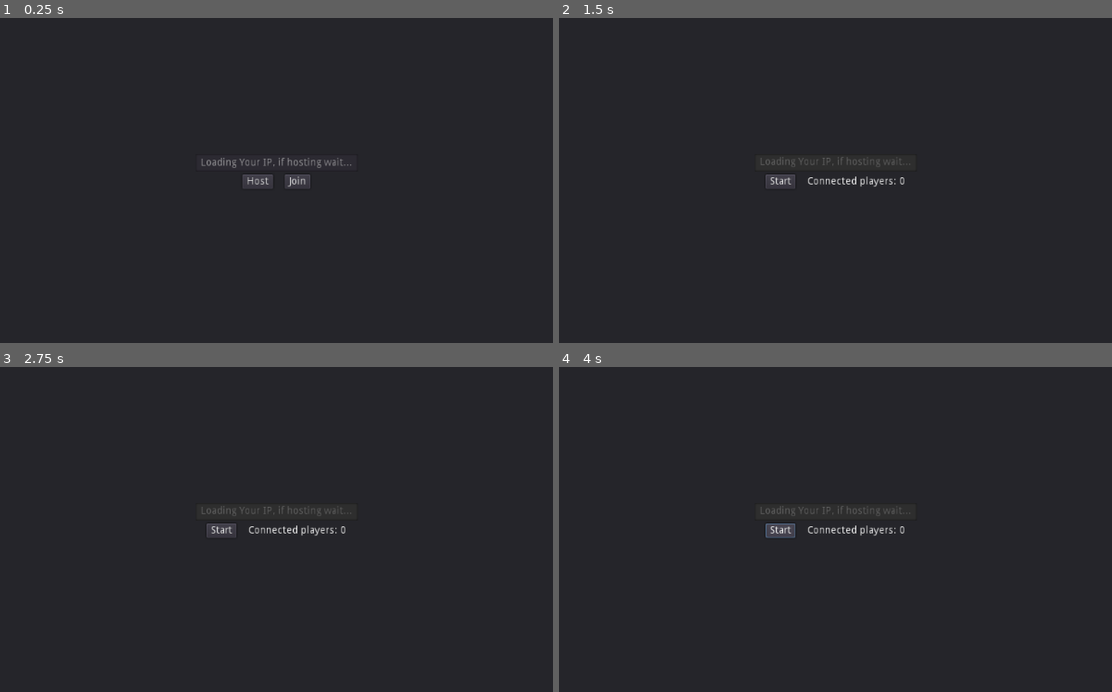
Above: before the commit, frames 1-4 (two rows, left to right).
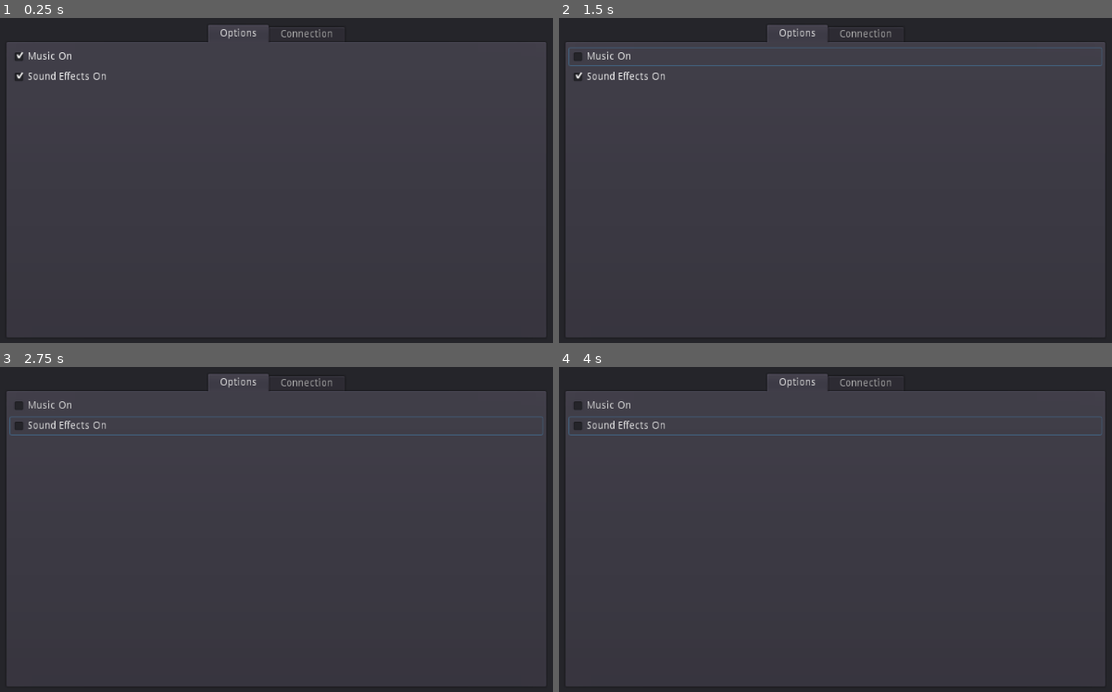
Above: after the commit, the same moments.

Repository: MichaelBelousov/optt-multiplayer-jam
Game: Godot game, scene res://ui/ConnectMenu.tscn
Same seed, same stepped clock (60 frames per second), same inputs: the game is played once before the commit and once after it.
Inputs (mouse positions are in pixels of both pictures, inside the frame that each line leads up to):
- Up to frame 1 (0.25 s): no input
- Up to frame 2 (1.5 s): click (818, 180) at 0.5 s, where only the run before the commit has a clickable "Host"; click (835, 57) at 1.25 s, where only the run after the commit has a clickable "Music On"
- Up to frame 3 (2.75 s): click (276, 425) at 2 s, where only the run after the commit has a clickable "Sound Effects On"
- Up to frame 4 (4 s): click (780, 529) at 2.75 s, where only the run before the commit has a clickable "Start"; click (780, 529) at 3.5 s, where only the run before the commit has a clickable "Start"

The runs differ from the first frame. In frame 1, 54% of the frame differs, in the area x 1-99%, y 2-79%; in frame 2, 54%; in frame 3, 54%; in frame 4, 54%.
Error before the commit: Assertion failed: expected creating a server to work (res://net/ServerNetContext.gd:8)

Commit message:
make menu use a tab for generic options, add audio buses and control them from options

Diff:
--- /dev/null
+++ b/default_bus_layout.tres
@@ -0,0 +1,15 @@
+[gd_resource type="AudioBusLayout" format=2]
+
+[resource]
+bus/1/name = "bgmusic"
+bus/1/solo = false
+bus/1/mute = false
+bus/1/bypass_fx = false
+bus/1/volume_db = 0.0
+bus/1/send = "Master"
+bus/2/name = "sfx"
+bus/2/solo = false
+bus/2/mute = false
+bus/2/bypass_fx = false
+bus/2/volume_db = 0.0
+bus/2/send = "Master"
--- a/src/test.tscn
+++ b/src/test.tscn
@@ -1,6 +1,7 @@
-[gd_scene load_steps=3 format=2]
+[gd_scene load_steps=4 format=2]
 
 [ext_resource path="res://src/hamster_wheel.tscn" type="PackedScene" id=1]
+[ext_resource path="res://audio-files/level-1.ogg" type="AudioStream" id=2]
 
 [sub_resource type="RectangleShape2D" id=1]
 extents = Vector2( 593.5, 10 )
@@ -21,3 +22,8 @@
 margin_top = 549.0
 margin_right = 1116.0
 margin_bottom = 578.0
+
+[node name="BgMusic" type="AudioStreamPlayer" parent="."]
+stream = ExtResource( 2 )
+autoplay = true
+bus = "bgmusic"
--- a/ui/ConnectMenu.gd
+++ b/ui/ConnectMenu.gd
@@ -3,6 +3,9 @@
 
 var connected_player_count: int = 0 setget set_connected_player_count
 var player_count_label: Label = null
+
+onready var generic_opts: VBoxContainer = $Tabs/Options
+onready var connection_opts: VBoxContainer = $Tabs/Connection
 
 func set_connected_player_count(val: int) -> void:
   connected_player_count = val
@@ -25,8 +28,9 @@
 
 func on_public_ip_resp(_result, _response_code, _headers, body) -> void:
   var public_ip = body.get_string_from_utf8()
-  $VBoxContainer/Center/Btns/Host.disabled = false
-  $VBoxContainer/IPInput.text = public_ip
+  print(connection_opts)
+  connection_opts.get_node("Center/Btns/Host").disabled = false
+  connection_opts.get_node("IPInput").text = public_ip
 
 
 func on_host() -> void:
@@ -41,7 +45,7 @@
 func on_join() -> void:
   $AudioStreamPlayer.play()
   var ClientNetContext = preload("res://net/ClientNetContext.gd")
-  var addr = $VBoxContainer/IPInput.text
+  var addr = connection_opts.get_node("IPInput").text
   var netCtx = ClientNetContext.new(addr)
   netCtx.name = "NetContext"
   get_tree().root.add_child(netCtx)
@@ -50,28 +54,28 @@
 
 # NOTE: could be done better by instancing a scene to replace `Btns`
 func setup_host_ui() -> void:
-  $VBoxContainer/IPInput.editable = false
-  $VBoxContainer/Center/Btns/Host.visible = false
-  $VBoxContainer/Center/Btns/Join.visible = false
+  connection_opts.get_node("IPInput").editable = false
+  connection_opts.get_node("Center/Btns/Host").visible = false
+  connection_opts.get_node("Center/Btns/Join").visible = false
   var start = Button.new()
   start.text = "Start"
   start.connect("pressed", self, "on_start_pressed")
-  $VBoxContainer/Center/Btns.add_child(start)
+  connection_opts.get_node("Center/Btns").add_child(start)
   player_count_label = Label.new()
   self.connected_player_count = 0  # need `self` to invoke setter
-  $VBoxContainer/Center/Btns.add_child(player_count_label)
+  connection_opts.get_node("Center/Btns").add_child(player_count_label)
 
 var join_info_label = null
 
 # NOTE: could be done better by instancing a scene to replace `Btns`
 func setup_join_ui() -> void:
-  $VBoxContainer/IPInput.editable = false
-  $VBoxContainer/Center/Btns/Host.visible = false
-  $VBoxContainer/Center/Btns/Join.visible = false
+  connection_opts.get_node("IPInput").editable = false
+  connection_opts.get_node("Center/Btns/Host").visible = false
+  connection_opts.get_node("Center/Btns/Join").visible = false
   get_tree().connect("connected_to_server", self, "on_client_connected")
   join_info_label = Label.new()
   join_info_label.text = "Connecting..."
-  $VBoxContainer/Center/Btns.add_child(join_info_label)
+  connection_opts.get_node("Center/Btns").add_child(join_info_label)
 
 
 func on_client_connected():
@@ -87,3 +91,16 @@
   var main_scene = preload("res://src/test.tscn")
   assert(OK == get_tree().change_scene_to(main_scene), "couldn't start the main scene")
   # potentially might fix desync issues by waiting here
+
+
+const MASTER_BUS_INDEX = 0
+const BGMUSIC_BUS_INDEX = 1
+const SFX_BUS_INDEX = 2
+
+
+func on_toggle_music_on(button_pressed: bool) -> void:
+  AudioServer.set_bus_mute(BGMUSIC_BUS_INDEX, not button_pressed)
+
+
+func on_toggle_sfx_on(button_pressed: bool) -> void:
+  AudioServer.set_bus_mute(SFX_BUS_INDEX, not button_pressed)
--- a/ui/ConnectMenu.tscn
+++ b/ui/ConnectMenu.tscn
@@ -1,7 +1,8 @@
-[gd_scene load_steps=3 format=2]
+[gd_scene load_steps=4 format=2]
 
 [ext_resource path="res://ui/ConnectMenu.gd" type="Script" id=1]
 [ext_resource path="res://audio-files/Placeholder.wav" type="AudioStream" id=2]
+[ext_resource path="res://audio-files/lvl_2.ogg" type="AudioStream" id=3]
 
 [node name="Panel" type="Panel"]
 anchor_right = 1.0
@@ -9,46 +10,91 @@
 rect_scale = Vector2( 1.00938, 0.999507 )
 script = ExtResource( 1 )
 
-[node name="VBoxContainer" type="VBoxContainer" parent="."]
-anchor_top = 0.5
+[node name="Tabs" type="TabContainer" parent="."]
 anchor_right = 1.0
-anchor_bottom = 0.5
-margin_left = 401.0
-margin_top = -37.0
-margin_right = -401.0
-margin_bottom = 37.0
+anchor_bottom = 1.0
+margin_left = 143.0
+margin_top = 84.0
+margin_right = -144.0
+margin_bottom = -84.0
 
-[node name="IPInput" type="LineEdit" parent="VBoxContainer"]
-margin_right = 222.0
+[node name="Options" type="VBoxContainer" parent="Tabs"]
+anchor_right = 1.0
+anchor_bottom = 1.0
+margin_left = 4.0
+margin_top = 32.0
+margin_right = -4.0
+margin_bottom = -4.0
+
+[node name="MusicCheck" type="CheckBox" parent="Tabs/Options"]
+margin_right = 729.0
+margin_bottom = 24.0
+pressed = true
+text = "Music On"
+
+[node name="SfxCheck" type="CheckBox" parent="Tabs/Options"]
+margin_top = 28.0
+margin_right = 729.0
+margin_bottom = 52.0
+pressed = true
+text = "Sound Effects On"
+
+[node name="Connection" type="VBoxContainer" parent="Tabs"]
+visible = false
+anchor_right = 1.0
+anchor_bottom = 1.0
+margin_left = 4.0
+margin_top = 32.0
+margin_right = -4.0
+margin_bottom = -4.0
+
+[node name="IPInput" type="LineEdit" parent="Tabs/Connection"]
+margin_right = 93.0
 margin_bottom = 24.0
 align = 1
 placeholder_text = "Loading Your IP, if hosting wait..."
 
-[node name="Center" type="CenterContainer" parent="VBoxContainer"]
+[node name="Center" type="CenterContainer" parent="Tabs/Connection"]
 margin_top = 28.0
-margin_right = 222.0
+margin_right = 93.0
 margin_bottom = 48.0
 
-[node name="Btns" type="HBoxContainer" parent="VBoxContainer/Center"]
-margin_left = 64.0
-margin_right = 157.0
+[node name="Btns" type="HBoxContainer" parent="Tabs/Connection/Center"]
+margin_right = 93.0
 margin_bottom = 20.0
 custom_constants/separation = 16
 
-[node name="Host" type="Button" parent="VBoxContainer/Center/Btns"]
+[node name="Host" type="Button" parent="Tabs/Connection/Center/Btns"]
 margin_right = 42.0
 margin_bottom = 20.0
 disabled = true
 text = "Host"
 
-[node name="Join" type="Button" parent="VBoxContainer/Center/Btns"]
+[node name="Join" type="Button" parent="Tabs/Connection/Center/Btns"]
 margin_left = 58.0
 margin_right = 93.0
 margin_bottom = 20.0
 text = "Join"
 
+[node name="Margins" type="MarginContainer" parent="."]
+visible = false
+margin_right = 40.0
+margin_bottom = 40.0
+custom_constants/margin_right = 10
+custom_constants/margin_top = 10
+custom_constants/margin_left = 10
+custom_constants/margin_bottom = 10
+
 [node name="AudioStreamPlayer" type="AudioStreamPlayer" parent="."]
 stream = ExtResource( 2 )
+bus = "sfx"
 
-[connection signal="pressed" from="VBoxContainer/Center/Btns/Host" to="." method="on_host"]
-[connection signal="pressed" from="VBoxContainer/Center/Btns/Join" to="." method="on_join"]
+[node name="BgMusic" type="AudioStreamPlayer" parent="."]
+stream = ExtResource( 3 )
+autoplay = true
+bus = "bgmusic"
+
+[connection signal="toggled" from="Tabs/Options/MusicCheck" to="." method="on_toggle_music_on"]
+[connection signal="toggled" from="Tabs/Options/SfxCheck" to="." method="on_toggle_sfx_on"]
+[connection signal="pressed" from="Tabs/Connection/Center/Btns/Host" to="." method="on_host"]
+[connection signal="pressed" from="Tabs/Connection/Center/Btns/Join" to="." method="on_join"]
